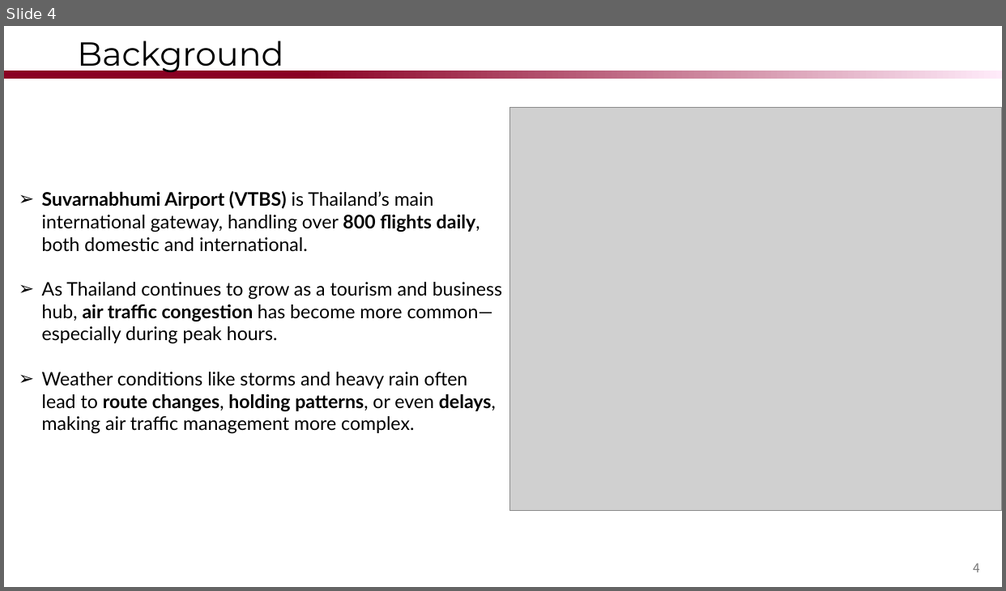
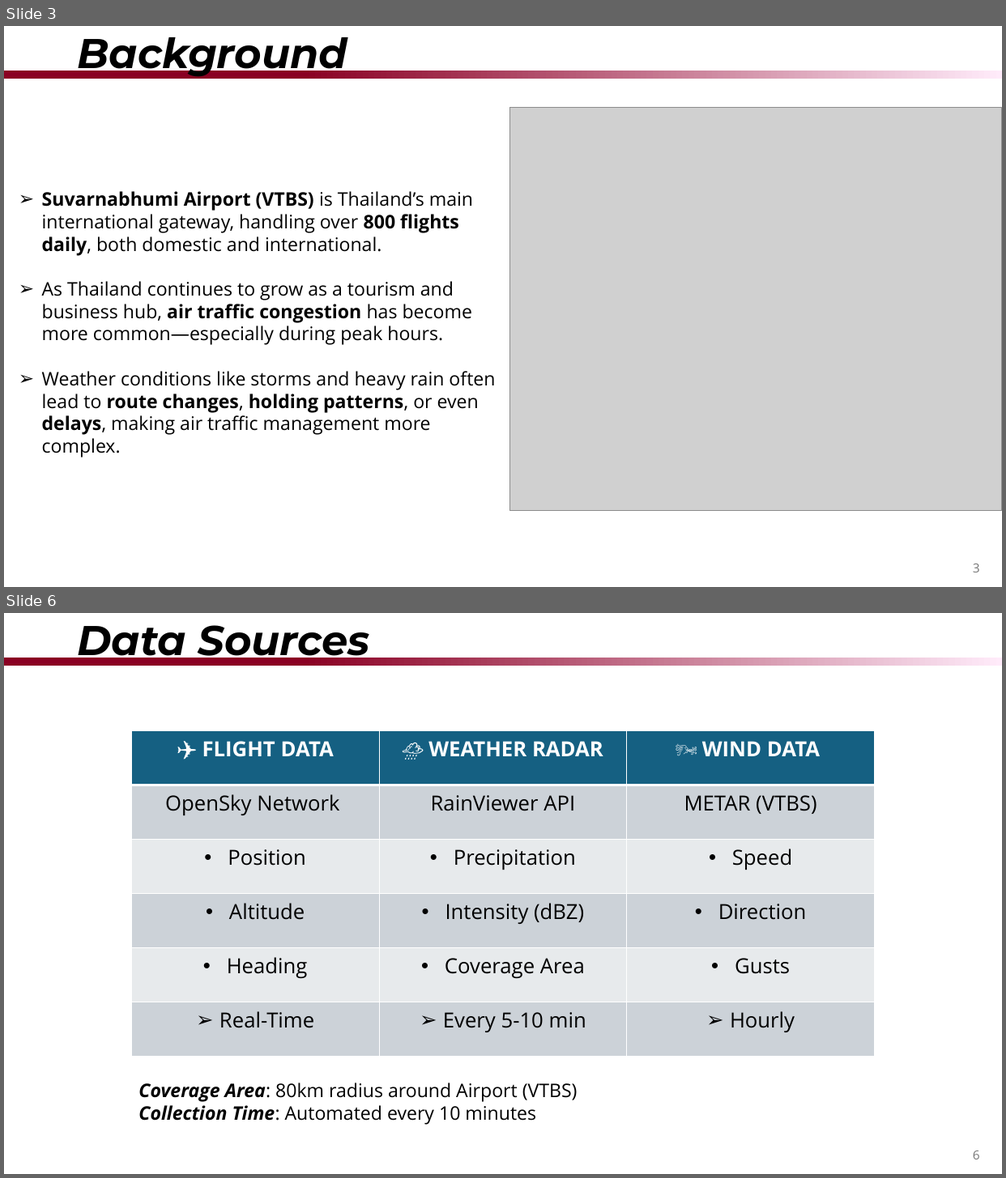
Before and after one commit to krithymn/ATMCODE, a slide deck: ProgressSlide/FinalPresentation.pptx. Shown one above the other, each under a label of ours: slide 4 before the commit, slides 3 and 6 after it; the slides between them are not shown. The pictures are 1006x591 and 1006x1178 pixels, drawn with LibreOffice and Linux fonts; fonts in the diff are those of the drawing; grey boxes stand for pictures; background and template pictures are left out. Boxes give left, top, right and bottom in pixels: in the first picture for what was removed or moved away, otherwise in the second. Text is boxed around its words. In the diff, an @@ line names an element or a change of style, - is before the commit and + after.

```diff
--- a/ProgressSlide/FinalPresentation.pptx
+++ b/ProgressSlide/FinalPresentation.pptx
@@ slide 6 added at box(4, 613, 1002, 1174), background #FFFFFF; not listed: 1 template element that a slide beside it also shows @@
@@ title added at box(77, 625, 370, 666), 40 pt, text #000000, bold, italic @@
+Data Sources
@@ table added at box(131, 730, 875, 1057), 6 rows, 3 columns @@
+✈️ FLIGHT DATA | 🌧️ WEATHER RADAR | 🌬️ WIND DATA
+OpenSky Network | RainViewer API | METAR (VTBS)
+Position | Precipitation | Speed
+Altitude | Intensity (dBZ) | Direction
+Heading | Coverage Area | Gusts
+Real-Time | Every 5-10 min | Hourly
@@ text added at box(138, 1083, 577, 1125), 18 pt, text #000000 @@
+Coverage Area: 80km radius around Airport (VTBS)
+Collection Time: Automated every 10 minutes
@@ page number added at box(973, 1151, 980, 1160), 12 pt, text #797979 @@
+6
@@ what was slide 4 is now slide 3 @@
@@ slide 3 changed as well @@
@@ title "Background" at box(77, 37, 347, 79): size 32 to 40 pt, bold on, italic on @@
@@ text "Suvarnabhumi Airport (VTBS) is Thailand’s ..." at box(42, 191, 495, 458): font Lato to Open Sans @@
@@ page number at box(973, 564, 980, 573): text changed; font Noto Sans CJK JP to Open Sans @@
-4
+3
```
Also in this commit, not shown: 1 other slide changed, 9 other slides added, 4 slides removed, 25 other files.
